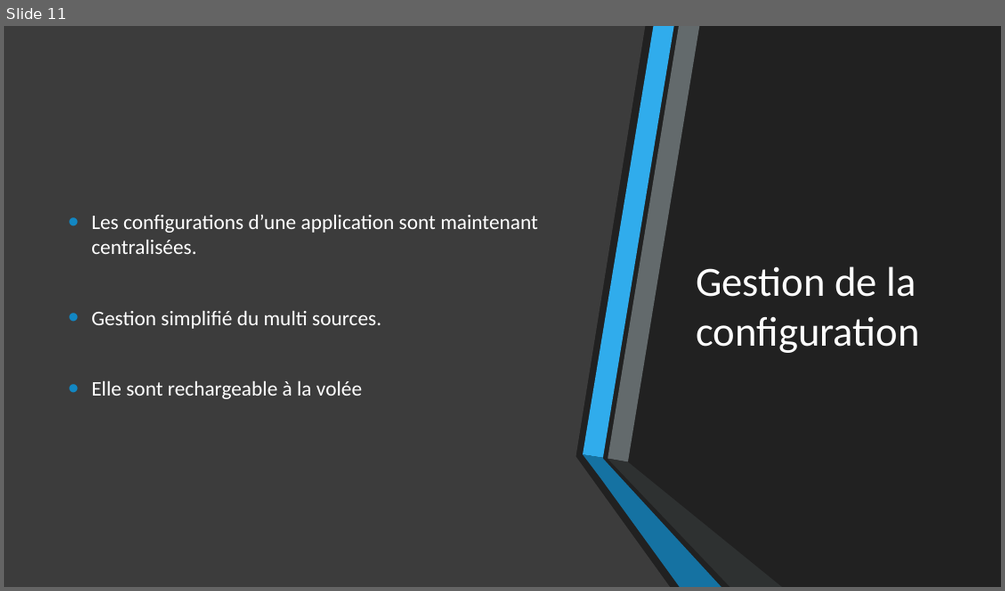
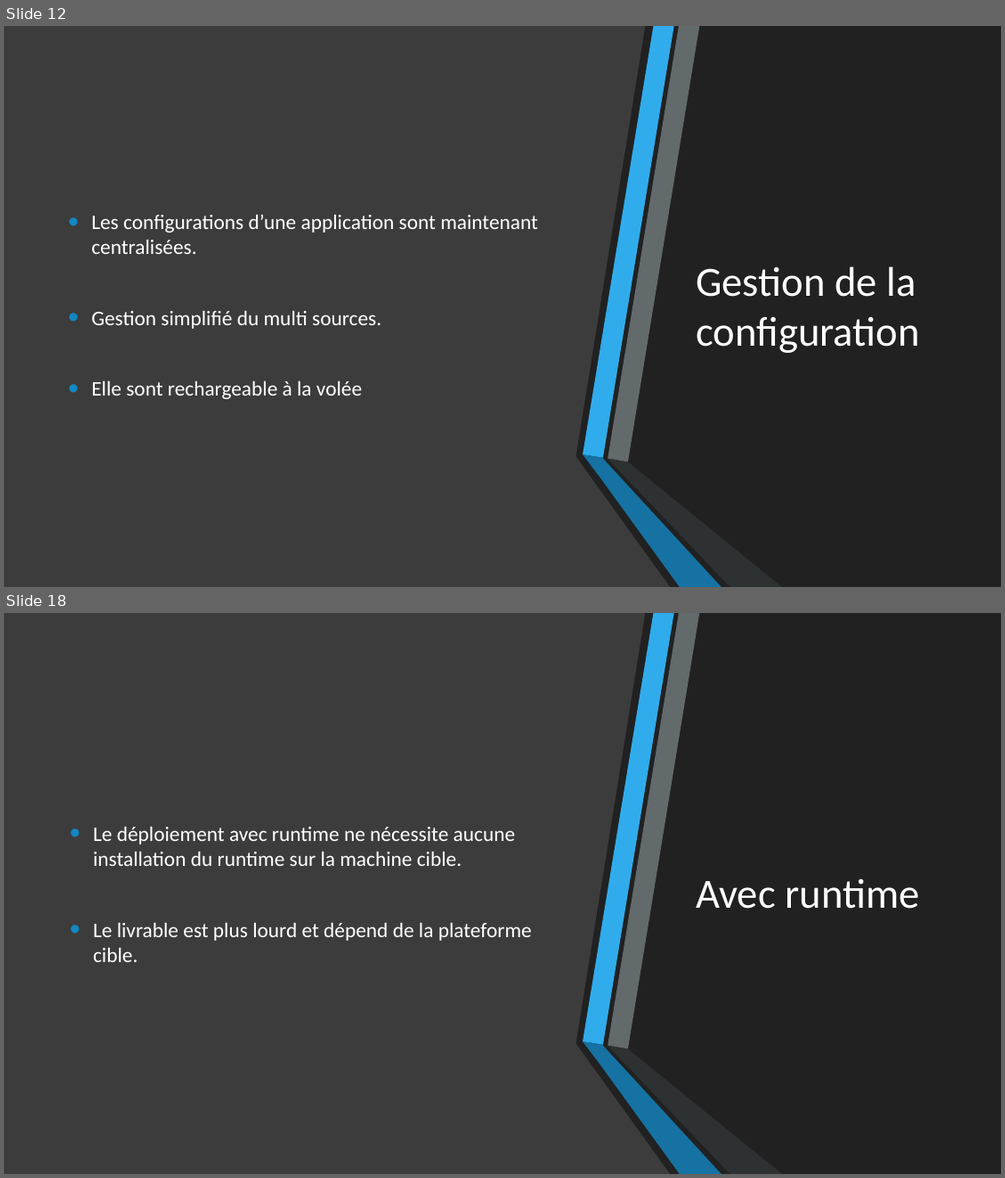
Before and after one commit to 74nu5/Meetup-MUG.net-05-02-2019, a slide deck: Présentation.pptx. Shown one above the other, each under a label of ours: slide 11 before the commit, slides 12 and 18 after it; the slides between them are not shown. The pictures are 1005x591 and 1005x1178 pixels, drawn with LibreOffice and Linux fonts; fonts in the diff are those of the drawing. Boxes give left, top, right and bottom in pixels: in the first picture for what was removed or moved away, otherwise in the second. Text is boxed around its words. In the diff, an @@ line names an element or a change of style, - is before the commit and + after.

```diff
--- a/Présentation.pptx
+++ b/Présentation.pptx
@@ slide 18 added at (4, 613, 1001, 1174), background #212121; not listed: 6 template elements that a slide beside it also shows @@
@@ rectangle added at (4, 613, 1001, 1174), fill #212121 @@
@@ freeform shape added at (4, 613, 671, 1174), fill #404040 at 90% opacity @@
@@ freeform shape added at (582, 613, 674, 1045), fill #30ACEC @@
@@ freeform shape added at (607, 613, 699, 1049), fill #636A6C @@
@@ text added at (93, 827, 532, 962), 20 pt, text #FFFFFF @@
+• Le déploiement avec runtime ne nécessite aucune installation du runtime sur la machine cible.
+• Le livrable est plus lourd et dépend de la plateforme cible.
@@ title added at (696, 878, 919, 908), 40 pt, text #FFFFFF @@
+Avec runtime
@@ freeform shape added at (582, 1041, 721, 1174), fill #1287C3 at 80% opacity @@
@@ freeform shape added at (607, 1046, 782, 1174), fill #323536 at 80% opacity @@
@@ what was slide 11 is now slide 12 @@
```
Also in this commit, not shown: 1 slide changed, 10 other slides added.
